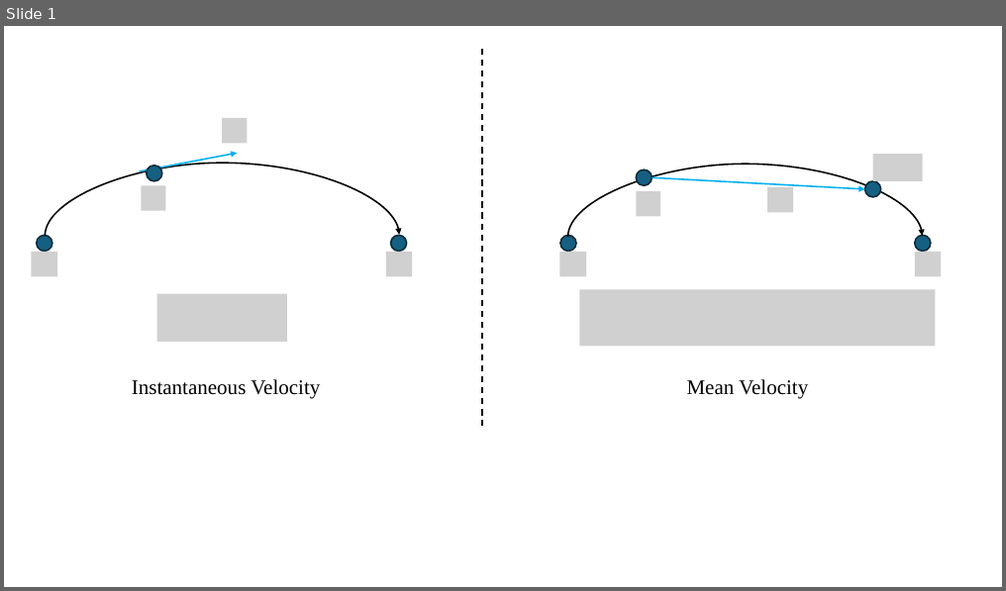
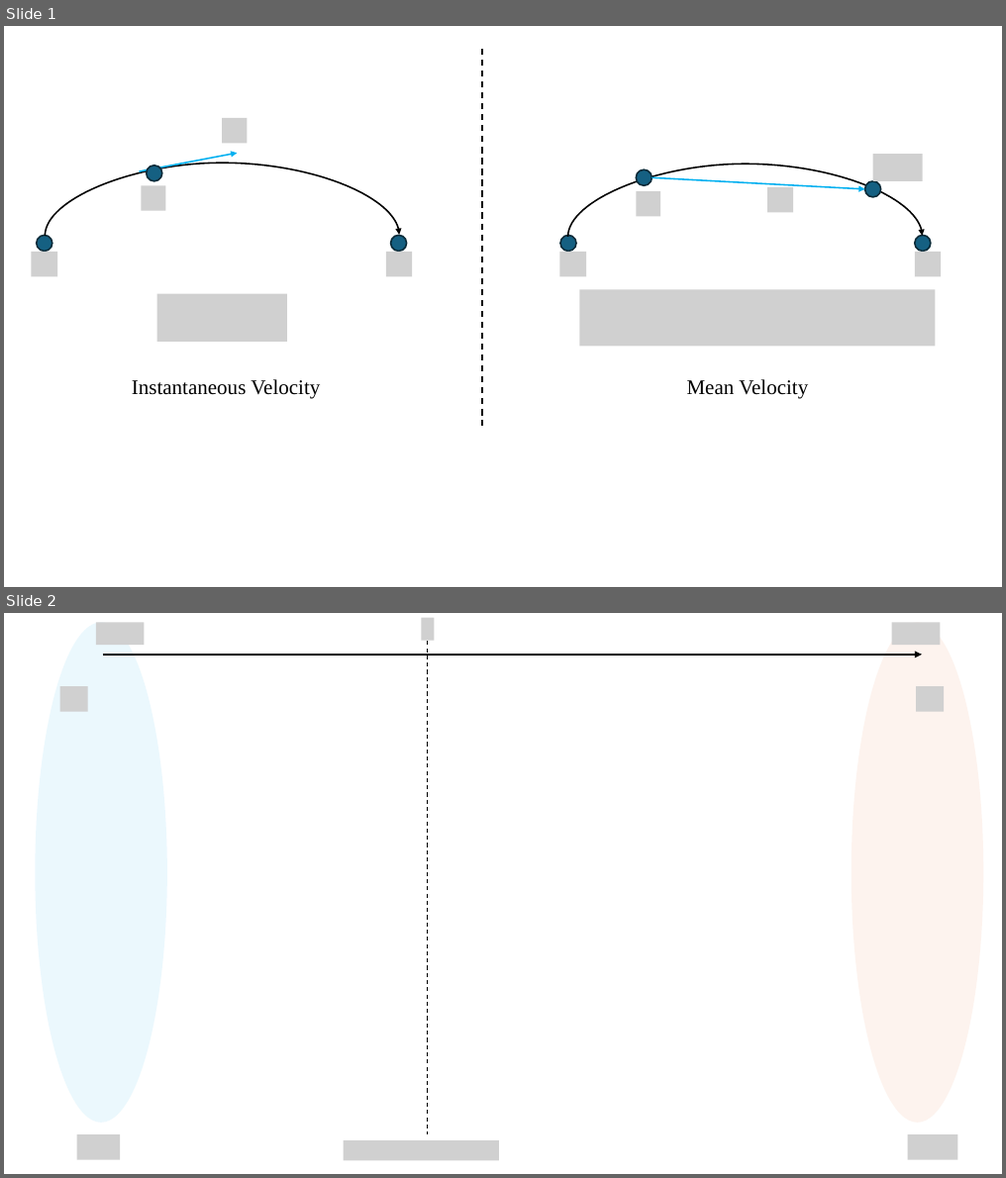
Before and after one commit to innovation-cat/innovation-cat.github.io, a slide deck: images/posts/2025-09-15-blog-post/新建 Microsoft PowerPoint 演示文稿.pptx. Shown one above the other, each under a label of ours: slide 1 before the commit, slides 1 and 2 after it. The pictures are 1006x591 and 1006x1178 pixels, drawn with LibreOffice and Linux fonts; fonts in the diff are those of the drawing; grey boxes stand for pictures; background and template pictures are left out. Boxes give left, top, right and bottom in pixels: in the first picture for what was removed or moved away, otherwise in the second. Text is boxed around its words. In the diff, an @@ line names an element or a change of style, - is before the commit and + after.

```diff
--- a/images/posts/2025-09-15-blog-post/新建 Microsoft PowerPoint 演示文稿.pptx
+++ b/images/posts/2025-09-15-blog-post/新建 Microsoft PowerPoint 演示文稿.pptx
@@ slide 2 added at <box>4,613,1002,1174</box>, background picture (left out) @@
@@ ellipse added at <box>35,622,167,1123</box>, fill #00B0F0 at 8% opacity @@
@@ picture added at <box>96,622,144,645</box> @@
@@ picture added at <box>421,618,434,640</box> @@
@@ line added from (428, 641) to (428, 1135), #000000 1 pt dashed @@
@@ ellipse added at <box>851,622,984,1123</box>, fill #E97132 at 8% opacity @@
@@ picture added at <box>892,622,940,645</box> @@
@@ arrow added from (103, 655) to (922, 655), #000000 2.25 pt @@
@@ picture added at <box>60,686,88,712</box> @@
@@ picture added at <box>916,686,944,712</box> @@
@@ picture added at <box>76,1135,120,1160</box> @@
@@ picture added at <box>344,1141,499,1161</box> @@
@@ picture added at <box>908,1135,957,1160</box> @@
```
Also in this commit, not shown: 1 other slide added, 6 other files.
